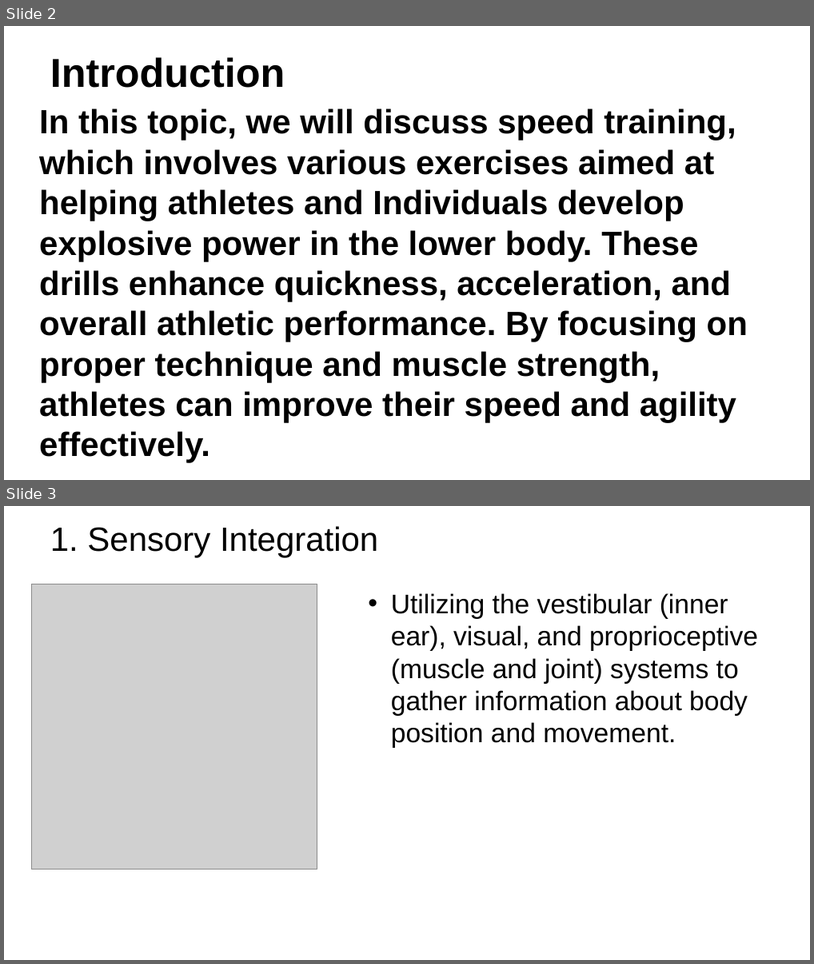
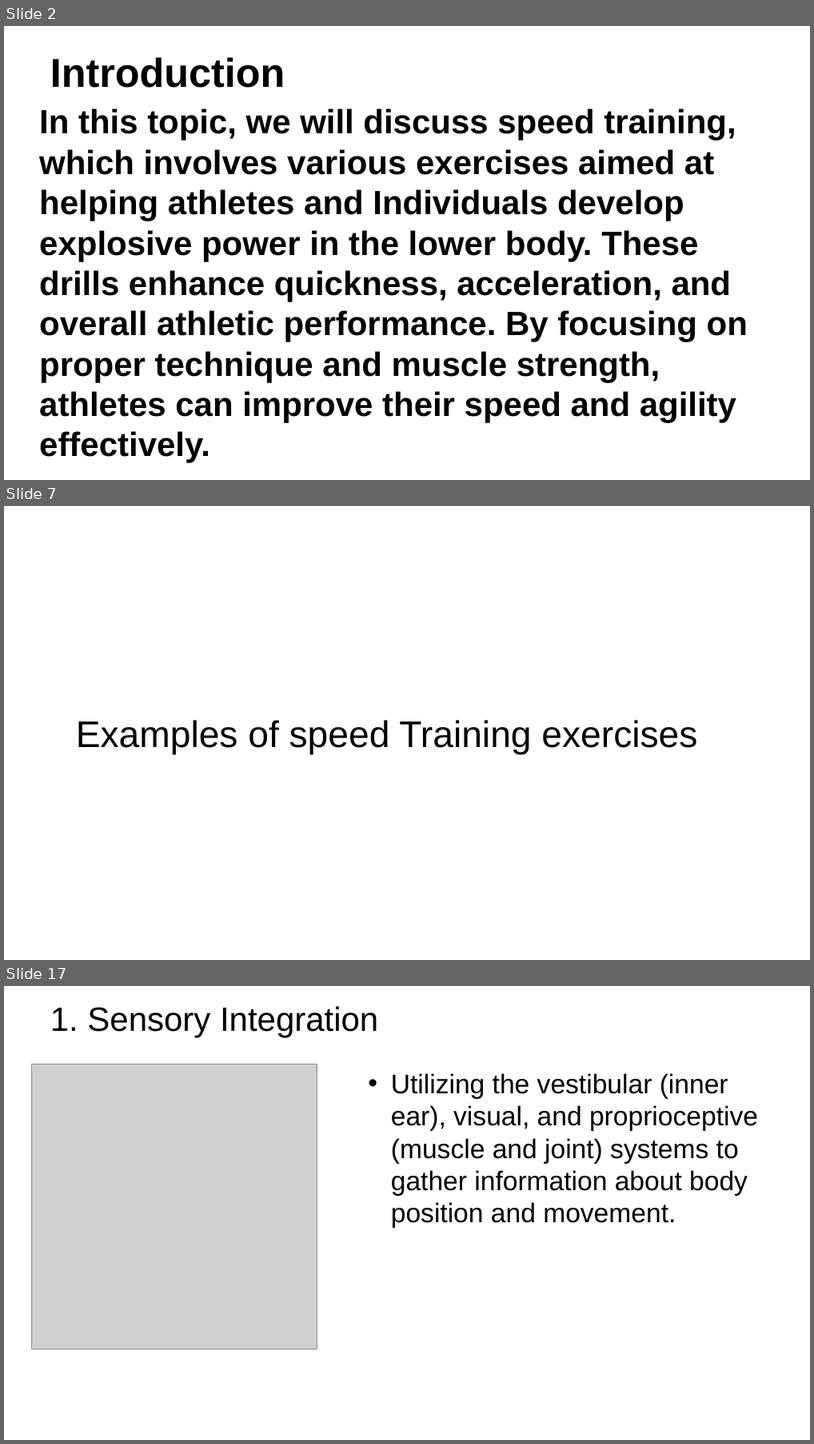
Before and after one commit to troy600/DSA, a slide deck: speedandtraining.pptx. Shown one above the other, each under a label of ours: slides 2 and 3 before the commit, slides 2, 7 and 17 after it; the slides between them are not shown. The pictures are 814x964 and 814x1444 pixels, drawn with LibreOffice and Linux fonts; fonts in the diff are those of the drawing; grey boxes stand for pictures; background and template pictures are left out. Boxes give left, top, right and bottom in pixels: in the first picture for what was removed or moved away, otherwise in the second. Text is boxed around its words. In the diff, an @@ line names an element or a change of style, - is before the commit and + after.

Commit message:
uadded speed training still not enough

```diff
--- a/speedandtraining.pptx
+++ b/speedandtraining.pptx
@@ slide 7 added at [4,506,810,960], background picture (left out) @@
@@ title added at [76,720,698,755], 44 pt, text #000000 @@
+Examples of speed Training exercises
@@ what was slide 3 is now slide 17 @@
```
Also in this commit, not shown: 13 other slides added.
